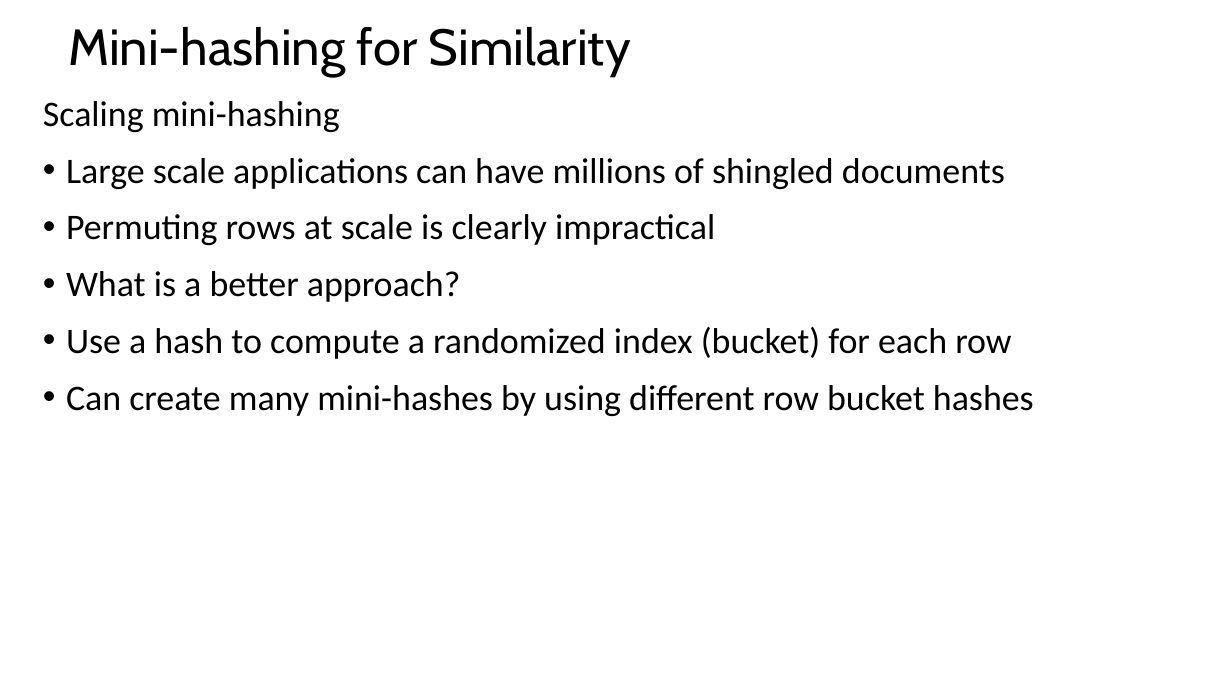
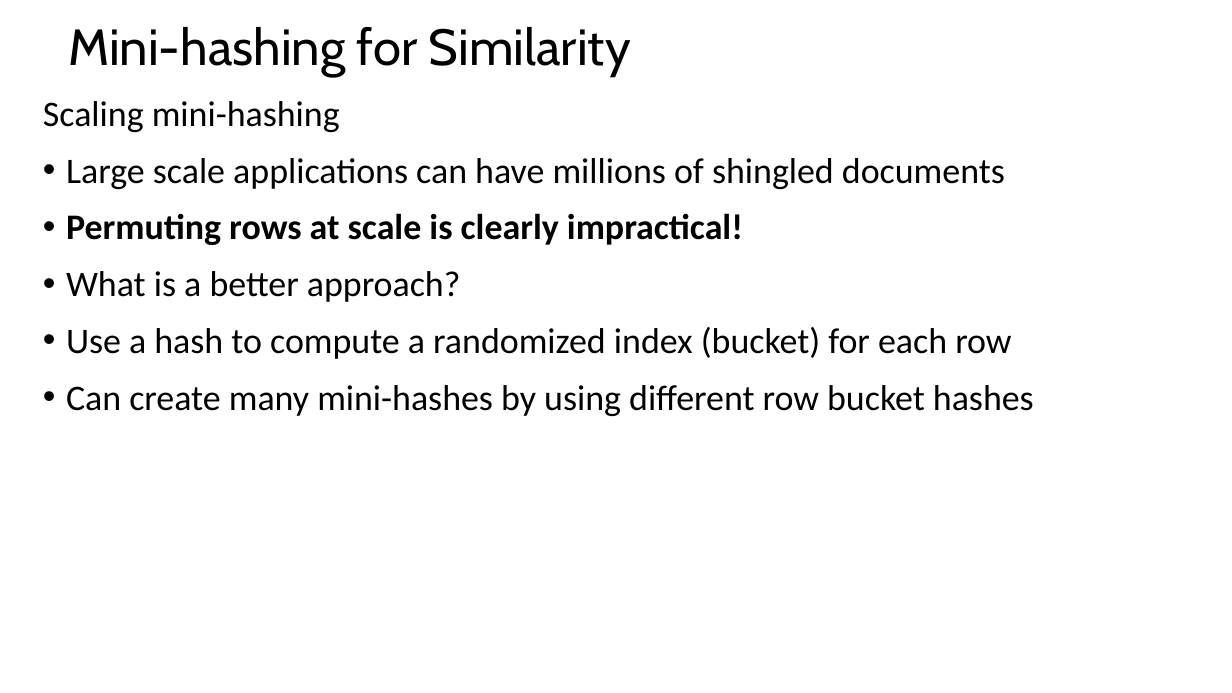
Before and after one commit to StephenElston/CSCI-E-108, a slide deck: slide 9 of slides/5_HighDimensionalSlimilarityByLocallySensitiveHashing.pptx. Drawn at 1232x693 pixels with LibreOffice and Linux fonts; fonts in the diff are those of the drawing. Boxes give left, top, right and bottom in pixels: in the first picture for what was removed or moved away, otherwise in the second. Text is boxed around its words. In the diff, an @@ line names an element or a change of style, - is before the commit and + after.

```diff
--- a/slides/5_HighDimensionalSlimilarityByLocallySensitiveHashing.pptx
+++ b/slides/5_HighDimensionalSlimilarityByLocallySensitiveHashing.pptx
@@ text at [66,213,743,245]: text changed; bold on @@
-• Permuting rows at scale is clearly impractical
+• Permuting rows at scale is clearly impractical!
```
Also in this commit, not shown: 1 other slide changed, 2 other files.
